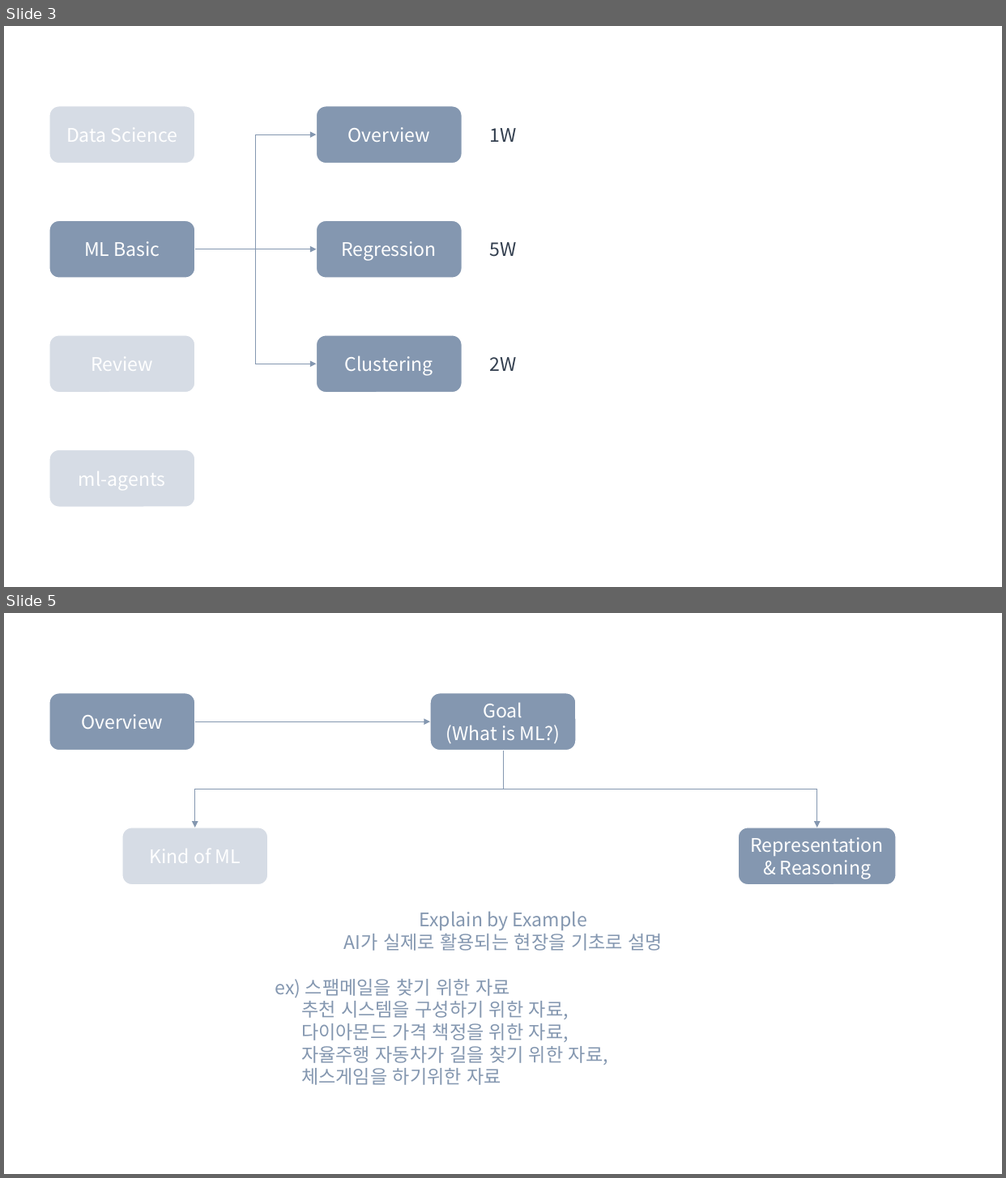
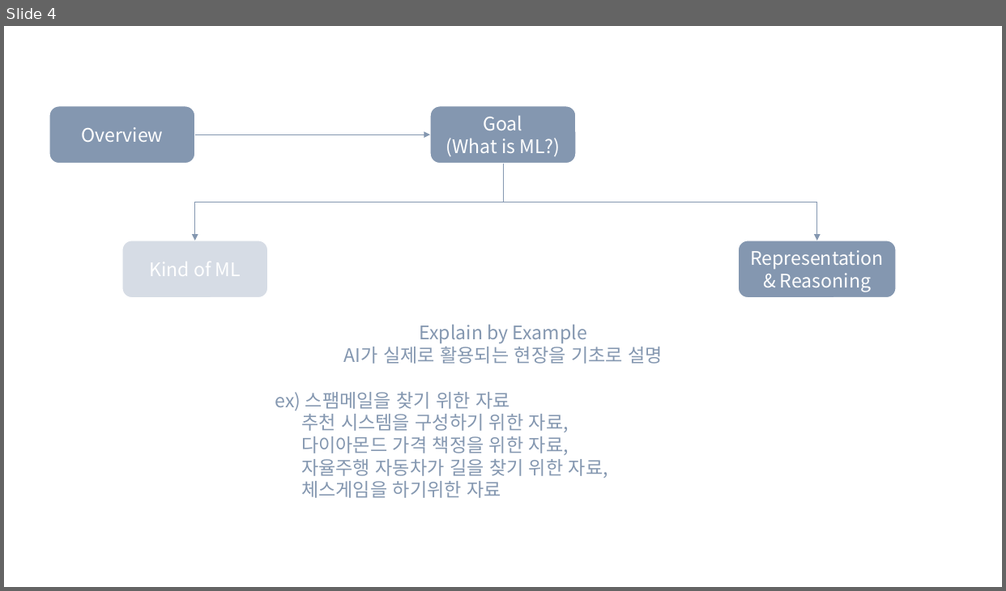
Before and after one commit to Linejin/ai_study, a slide deck: planning/AI seminar.pptx. Shown one above the other, each under a label of ours: slides 3 and 5 before the commit, slide 4 after it; the slides between them are not shown. The pictures are 1006x1178 and 1006x591 pixels, drawn with LibreOffice and Linux fonts; fonts in the diff are those of the drawing. Boxes give left, top, right and bottom in pixels: in the first picture for what was removed or moved away, otherwise in the second. Text is boxed around its words. In the diff, an @@ line names an element or a change of style, - is before the commit and + after.

```diff
--- a/planning/AI seminar.pptx
+++ b/planning/AI seminar.pptx
@@ slide 3 removed at box(4, 26, 1002, 587), background #FFFFFF @@
@@ rounded rectangle removed at box(49, 106, 196, 164) @@
-Data Science
@@ rounded rectangle removed at box(316, 106, 462, 164) @@
-Overview
@@ elbow arrow removed from (195, 249) to (316, 135) @@
@@ text removed at box(489, 128, 516, 142) @@
-1W
@@ rounded rectangle removed at box(49, 220, 196, 278) @@
-ML Basic
@@ rounded rectangle removed at box(316, 220, 462, 278) @@
-Regression
@@ text removed at box(489, 242, 516, 257) @@
-5W
@@ elbow arrow removed from (195, 249) to (316, 365) @@
@@ elbow arrow removed from (195, 249) to (316, 249) @@
@@ rounded rectangle removed at box(49, 335, 196, 393) @@
-Review
@@ rounded rectangle removed at box(316, 335, 462, 393) @@
-Clustering
@@ text removed at box(489, 357, 516, 371) @@
-2W
@@ rounded rectangle removed at box(49, 450, 196, 507) @@
-ml-agents
@@ what was slide 5 is now slide 4 @@
```
Also in this commit, not shown: 15 slides changed, 11 slides added, 5 other slides removed.
